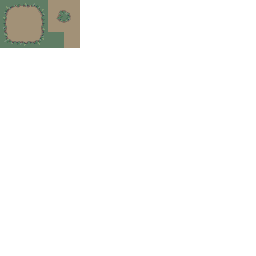
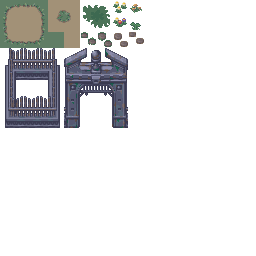
Before/after of a 256 × 256 layered artwork. What changed in the layer stack:
added layer "Pasted Layer" above "Background" over [64, 48, 128, 128]
painted on "Background" over [5, 1, 144, 128]
